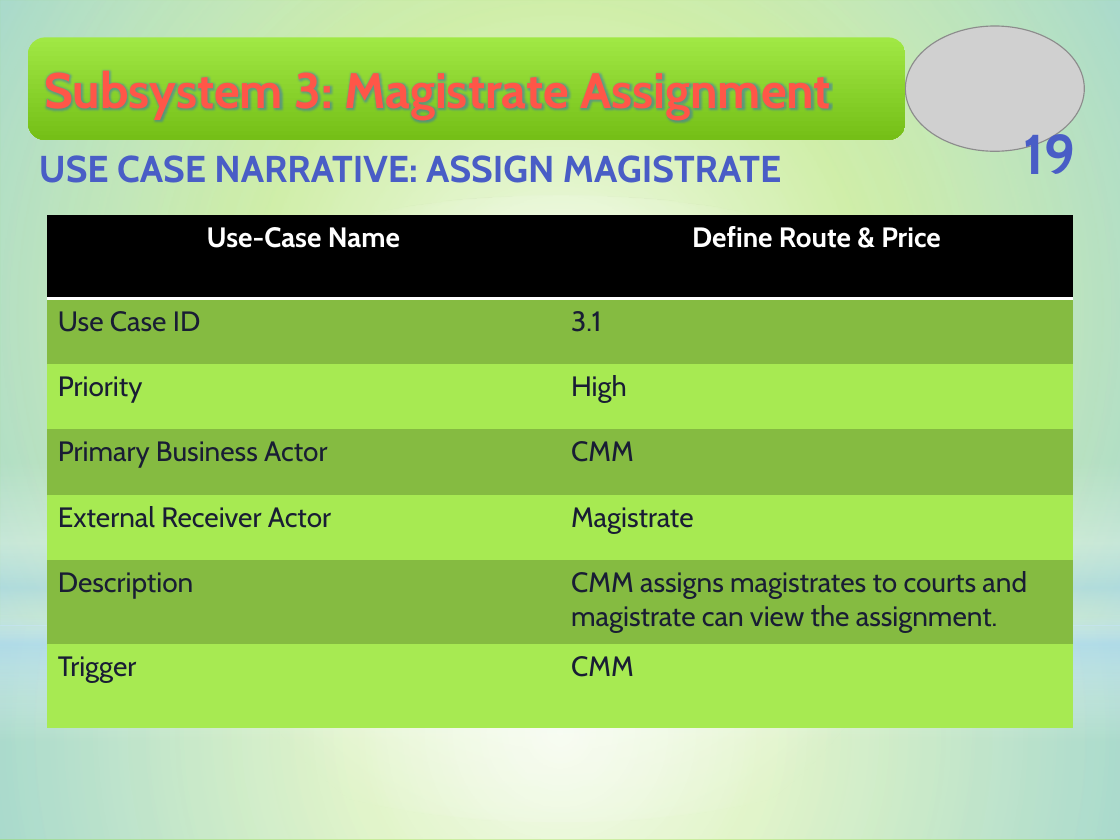
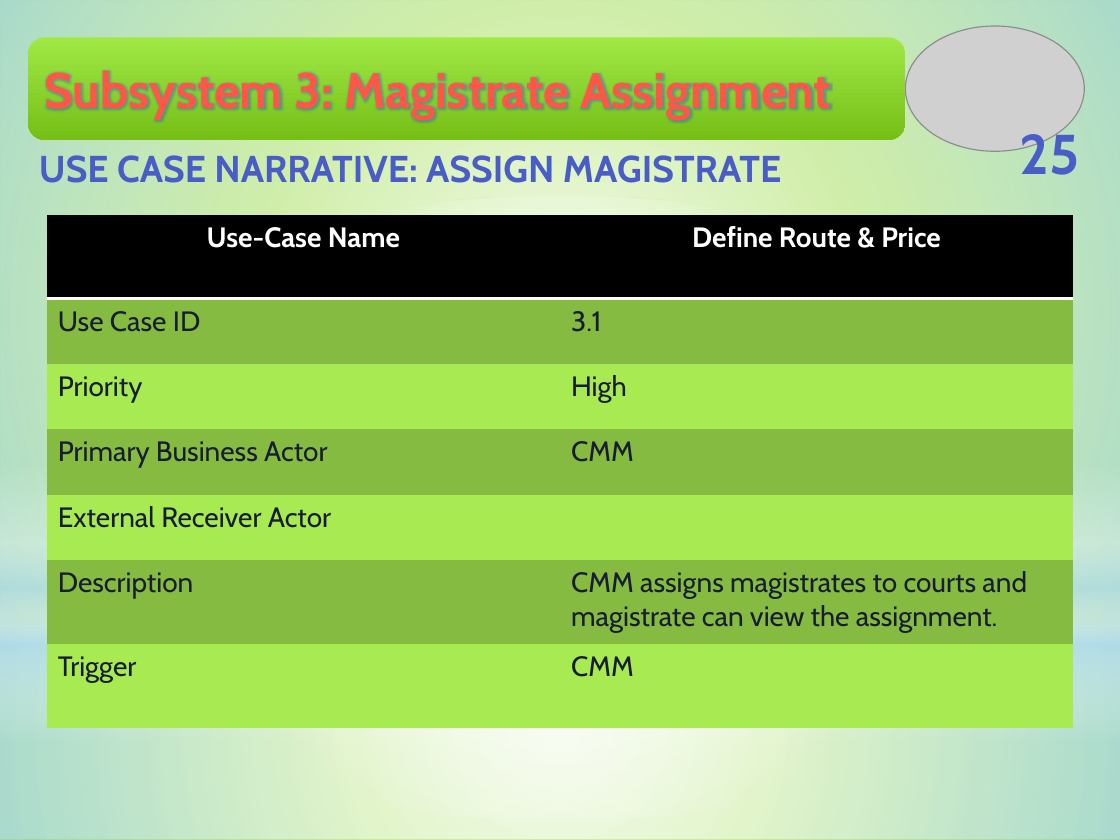
Before and after one commit to Touhid18/CSE308-Management_of_Judicial_System-1005009_1005014_1005018_1005023_1005029, a slide deck: slide 25 of final/2_Use_Case.pptx (slide 19 before the commit). Drawn at 1120x840 pixels with LibreOffice and Linux fonts; fonts in the diff are those of the drawing; grey boxes stand for pictures. Boxes give left, top, right and bottom in pixels: in the first picture for what was removed or moved away, otherwise in the second. Text is boxed around its words. In the diff, an @@ line names an element or a change of style, - is before the commit and + after.

```diff
--- a/final/2_Use_Case.pptx
+++ b/final/2_Use_Case.pptx
@@ page number at <box>1020,126,1080,175</box>: text changed @@
-19
+25
@@ table at <box>47,215,1073,728</box> @@
-row 5, column 2: Magistrate
+row 5, column 2: 
```
Also in this commit, not shown: 6 other slides changed, 17 slides added, 1 slide removed, 7 other files.
